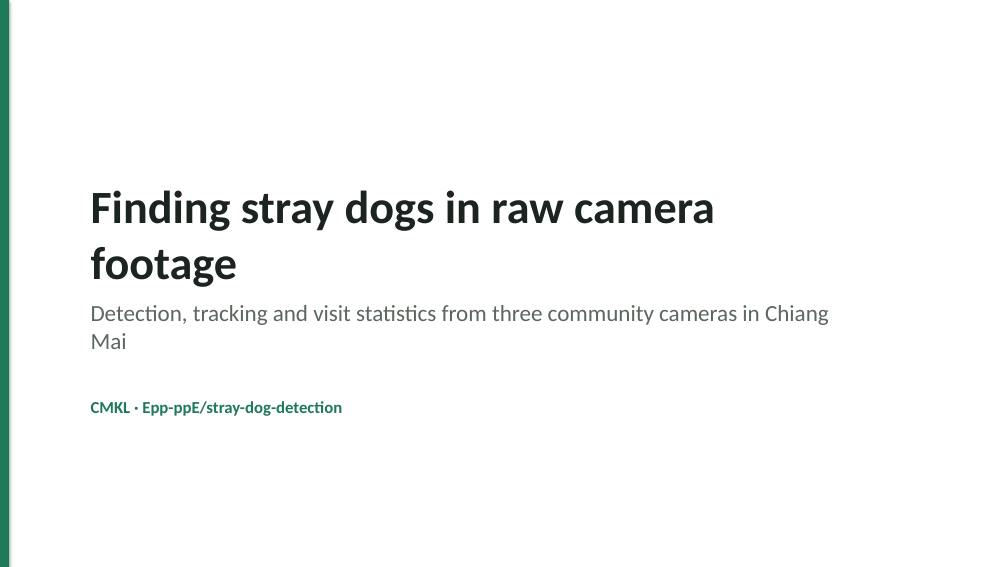
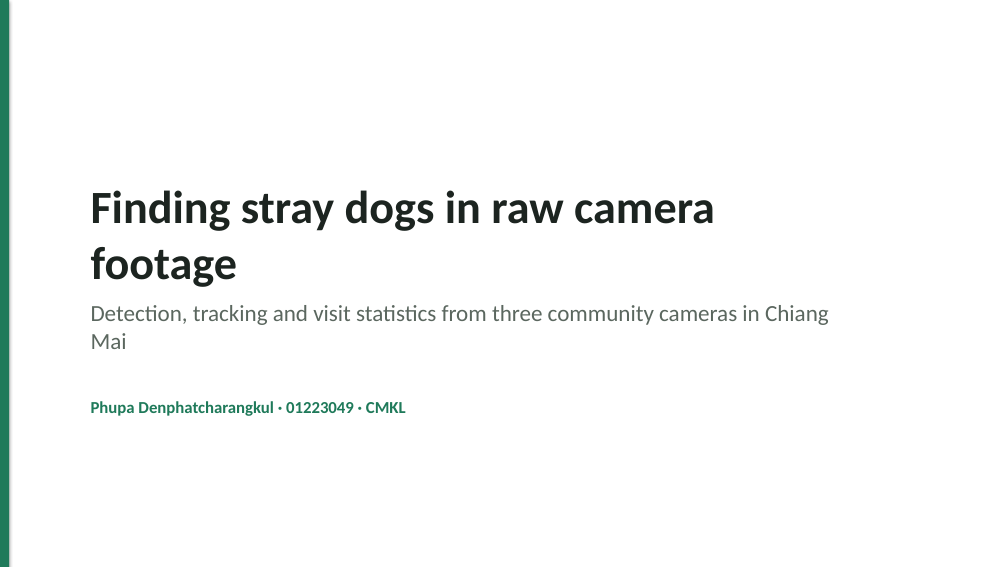
Before and after one commit to Epp-ppE/stray-dog-detection, a slide deck: slide 1 of slides/slides.pptx. Drawn at 1008x567 pixels with LibreOffice and Linux fonts; fonts in the diff are those of the drawing. Boxes give left, top, right and bottom in pixels: in the first picture for what was removed or moved away, otherwise in the second. Text is boxed around its words. In the diff, an @@ line names an element or a change of style, - is before the commit and + after.

Commit message:
Add author name and student ID to report, README and title slide

```diff
--- a/slides/slides.pptx
+++ b/slides/slides.pptx
@@ text at box(91, 401, 406, 416): text changed @@
-CMKL · Epp-ppE/stray-dog-detection
+Phupa Denphatcharangkul · 01223049 · CMKL
```
Also in this commit, not shown: 7 other files.
